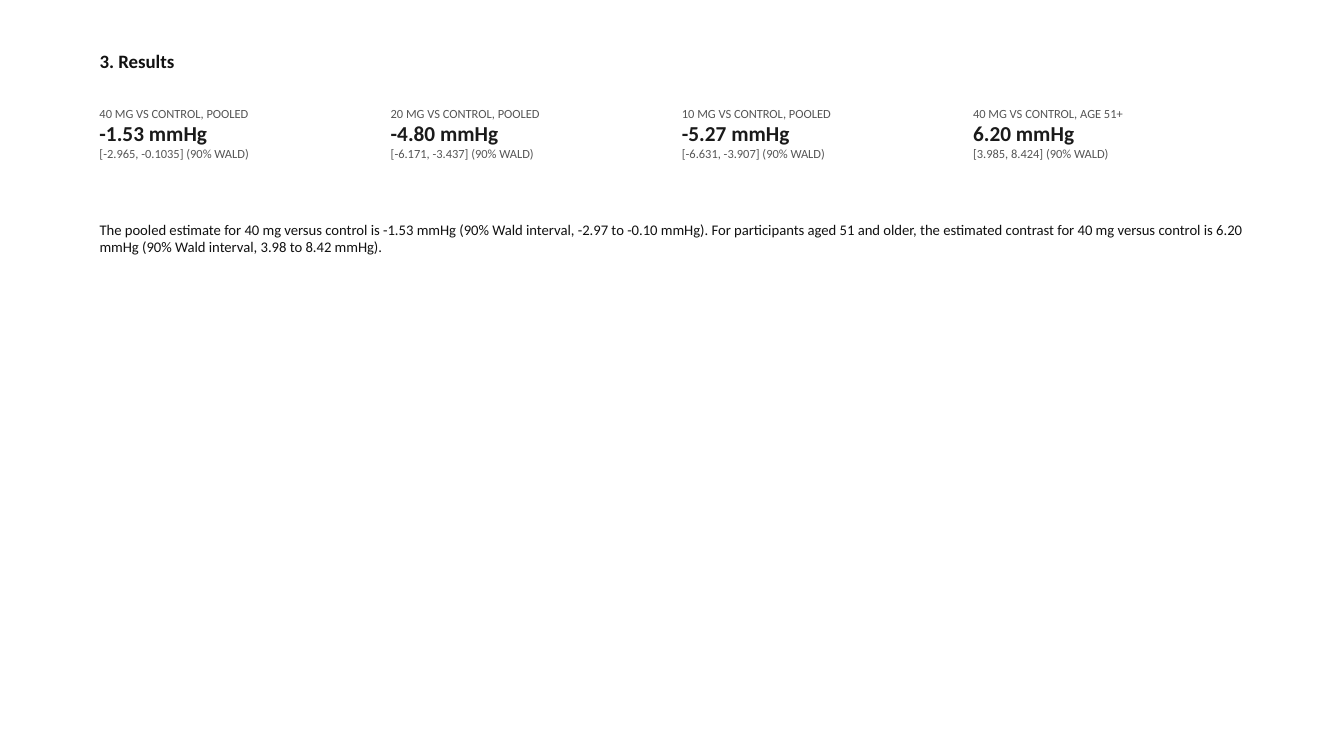
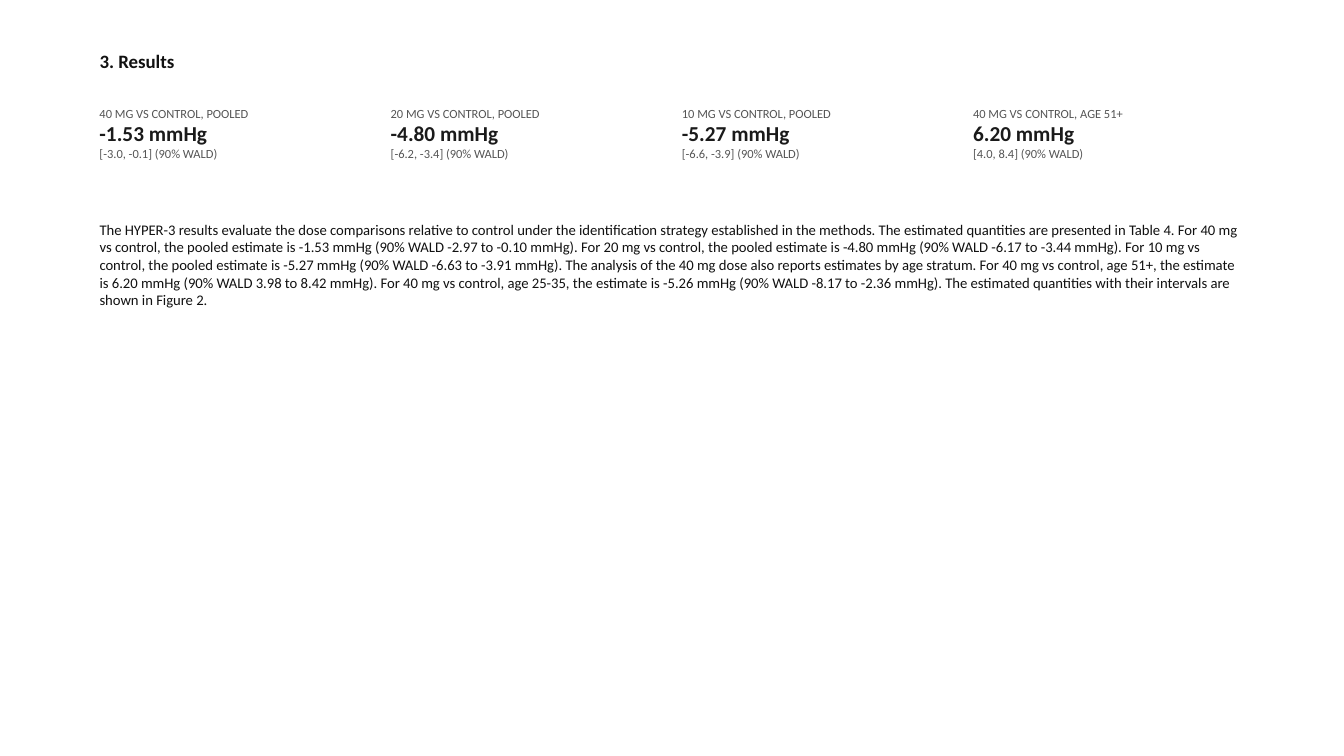
Before and after one commit to redam94/axiom, a slide deck: slide 9 of packages/axiom-dossier/examples/out/hyper3-full.pptx (slide 5 before the commit). Drawn at 1344x756 pixels with LibreOffice and Linux fonts; fonts in the diff are those of the drawing. Boxes give left, top, right and bottom in pixels: in the first picture for what was removed or moved away, otherwise in the second. Text is boxed around its words. In the diff, an @@ line names an element or a change of style, - is before the commit and + after.

```diff
--- a/packages/axiom-dossier/examples/out/hyper3-full.pptx
+++ b/packages/axiom-dossier/examples/out/hyper3-full.pptx
@@ text at box(99, 149, 217, 160): text changed @@
-[-2.965, -0.1035] (90% WALD)
+[-3.0, -0.1] (90% WALD)
@@ text at box(391, 149, 508, 160): text changed @@
-[-6.171, -3.437] (90% WALD)
+[-6.2, -3.4] (90% WALD)
@@ text at box(682, 149, 799, 160): text changed @@
-[-6.631, -3.907] (90% WALD)
+[-6.6, -3.9] (90% WALD)
@@ text at box(973, 149, 1083, 160): text changed @@
-[3.985, 8.424] (90% WALD)
+[4.0, 8.4] (90% WALD)
@@ text at box(100, 224, 1238, 308): text changed @@
-The pooled estimate for 40 mg versus control is -1.53 mmHg (90% Wald interval, -2.97 to -0.10 mmHg). For participants aged 51 and older, the estimated contrast for 40 mg versus control is 6.20 mmHg (90% Wald interval, 3.98 to 8.42 mmHg).
+The HYPER-3 results evaluate the dose comparisons relative to control under the identification strategy established in the methods. The estimated quantities are presented in Table 4. For 40 mg vs control, the pooled estimate is -1.53 mmHg (90% WALD -2.97 to -0.10 mmHg). For 20 mg vs control, the pooled estimate is -4.80 mmHg (90% WALD -6.17 to -3.44 mmHg). For 10 mg vs control, the pooled estimate is -5.27 mmHg (90% WALD -6.63 to -3.91 mmHg). The analysis of the 40 mg dose also reports estimates by age stratum. For 40 mg vs control, age 51+, the estimate is 6.20 mmHg (90% WALD 3.98 to 8.42 mmHg). For 40 mg vs control, age 25-35, the estimate is -5.26 mmHg (90% WALD -8.17 to -2.36 mmHg). The estimated quantities with their intervals are shown in Figure 2.
```
Also in this commit, not shown: 10 other slides changed, 4 slides added, 43 other files.
